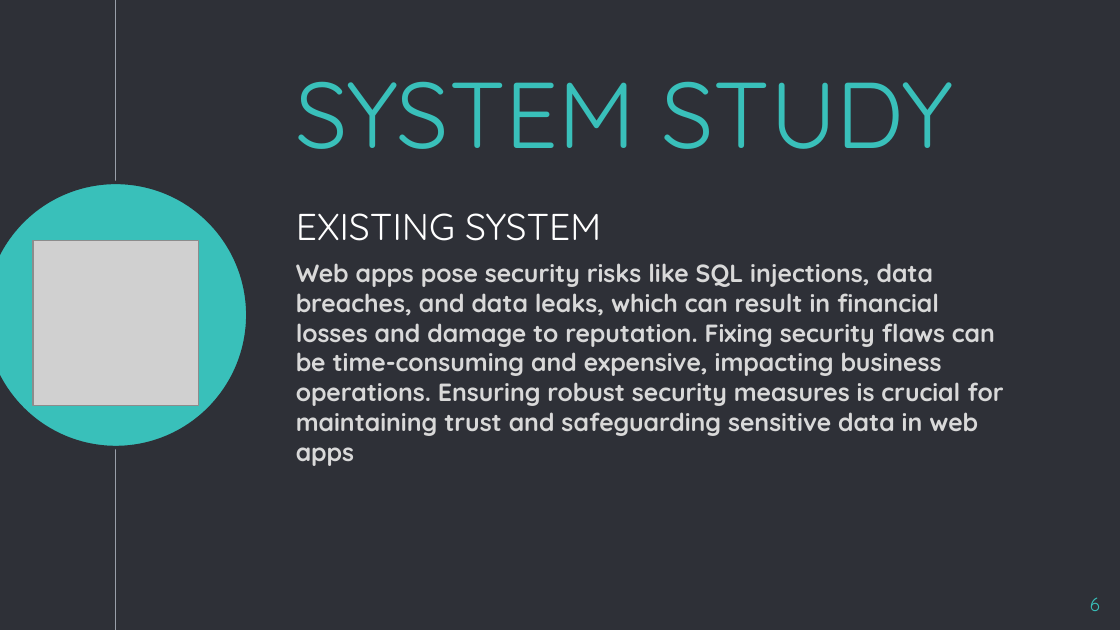
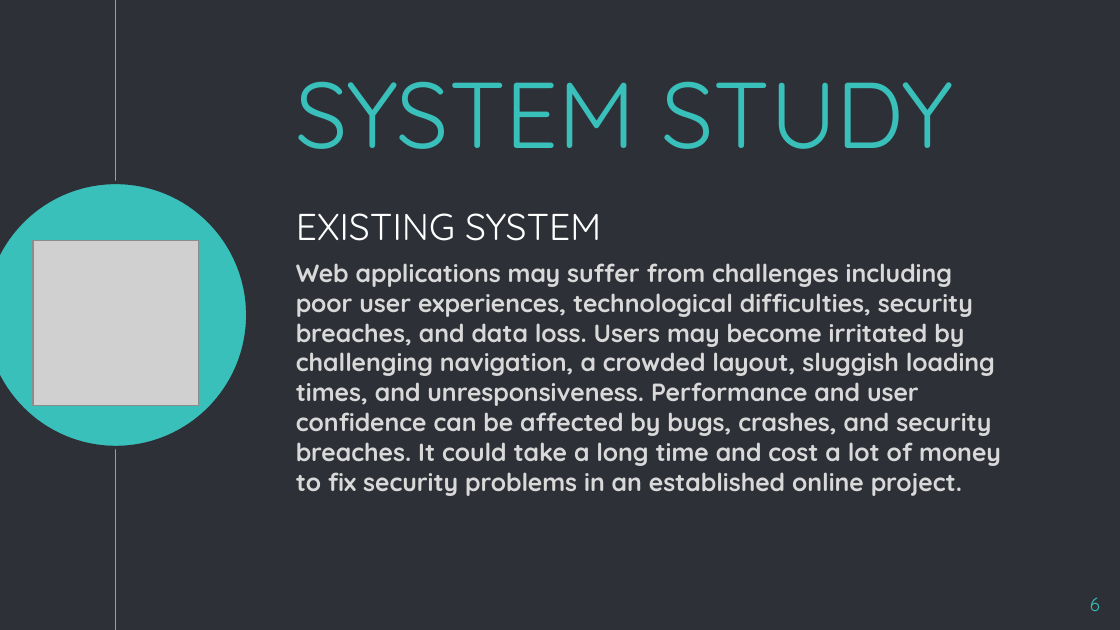
Before and after one commit to praptipatel18/Report, a slide deck: slide 6 of project.pptx. Drawn at 1120x630 pixels with LibreOffice and Linux fonts; fonts in the diff are those of the drawing; grey boxes stand for pictures; background and template pictures are left out. Boxes give left, top, right and bottom in pixels: in the first picture for what was removed or moved away, otherwise in the second. Text is boxed around its words. In the diff, an @@ line names an element or a change of style, - is before the commit and + after.

```diff
--- a/project.pptx
+++ b/project.pptx
@@ subtitle at [296, 263, 1001, 496]: text changed @@
-Web apps pose security risks like SQL injections, data breaches, and data leaks, which can result in financial losses and damage to reputation. Fixing security flaws can be time-consuming and expensive, impacting business operations. Ensuring robust security measures is crucial for maintaining trust and safeguarding sensitive data in web apps
+Web applications may suffer from challenges including poor user experiences, technological difficulties, security breaches, and data loss. Users may become irritated by challenging navigation, a crowded layout, sluggish loading times, and unresponsiveness. Performance and user confidence can be affected by bugs, crashes, and security breaches. It could take a long time and cost a lot of money to fix security problems in an established online project.
```
Also in this commit, not shown: 3 other slides changed, 1 slide added, 2 slides removed.
